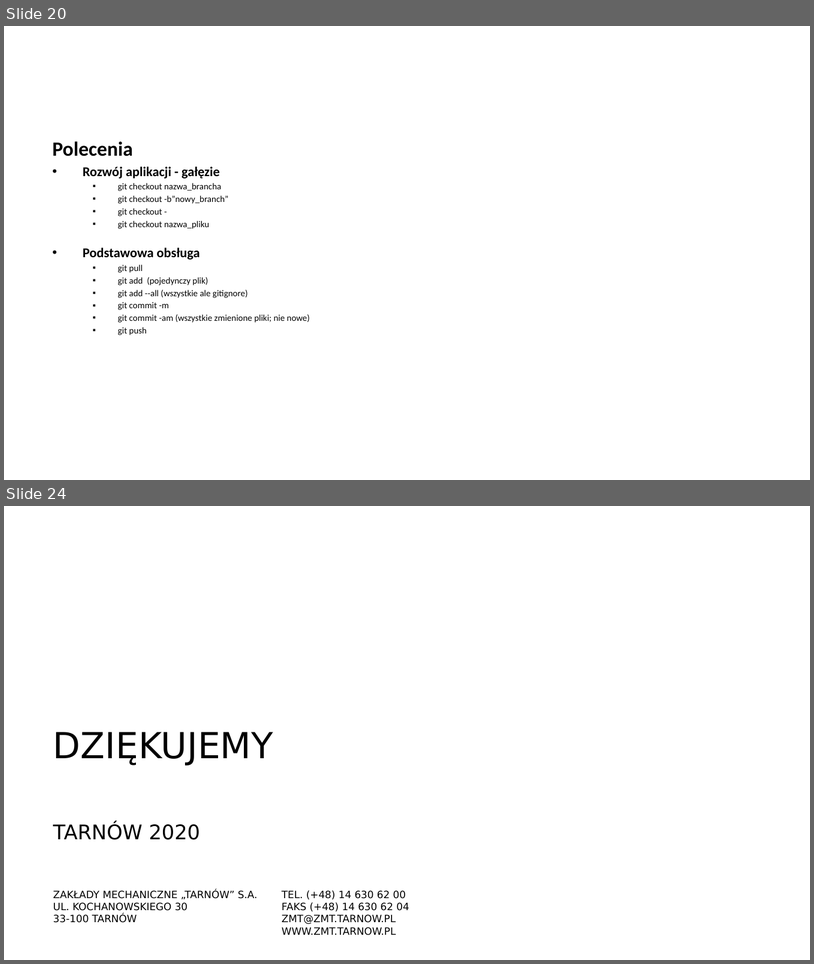
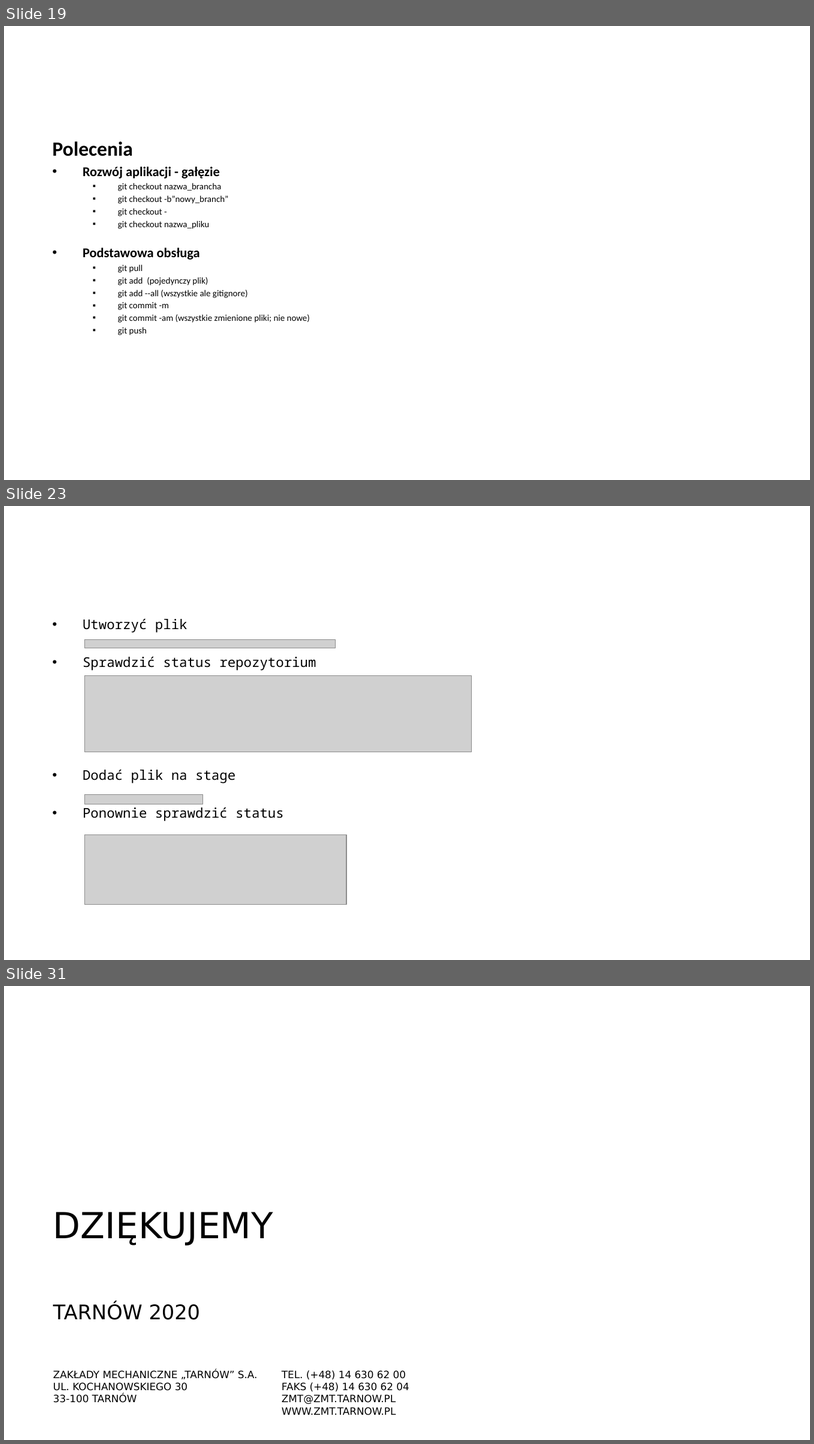
Before and after one commit to arturkwiek/gitlab-tutorial, a slide deck: gitLab - tutorial.pptx. Shown one above the other, each under a label of ours: slides 20 and 24 before the commit, slides 19, 23 and 31 after it; the slides between them are not shown. The pictures are 814x964 and 814x1444 pixels, drawn with LibreOffice and Linux fonts; fonts in the diff are those of the drawing; grey boxes stand for pictures; background and template pictures are left out. Boxes give left, top, right and bottom in pixels: in the first picture for what was removed or moved away, otherwise in the second. Text is boxed around its words. In the diff, an @@ line names an element or a change of style, - is before the commit and + after.

```diff
--- a/gitLab - tutorial.pptx
+++ b/gitLab - tutorial.pptx
@@ slide 23 added at (4,506,810,960), background picture (left out) @@
@@ text added at (83,619,316,820), 12 pt, text #000000 @@
+• Utworzyć plik
+• Sprawdzić status repozytorium
+• Dodać plik na stage
+• Ponownie sprawdzić status
@@ picture added at (84,640,335,648) @@
@@ picture added at (84,675,472,751) @@
@@ picture added at (84,795,203,804) @@
@@ picture added at (84,834,347,904) @@
@@ what was slide 20 is now slide 19 @@
@@ what was slide 24 is now slide 31 @@
```
Also in this commit, not shown: 2 slides changed, 7 other slides added, 1 slide removed.
